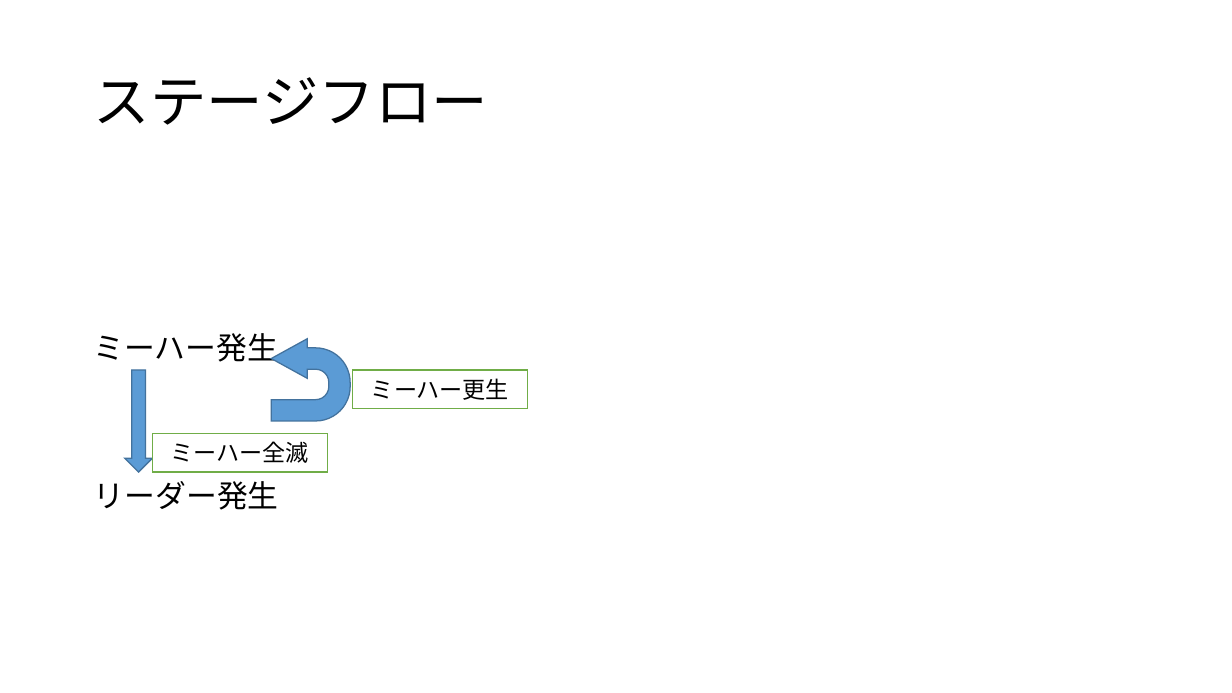
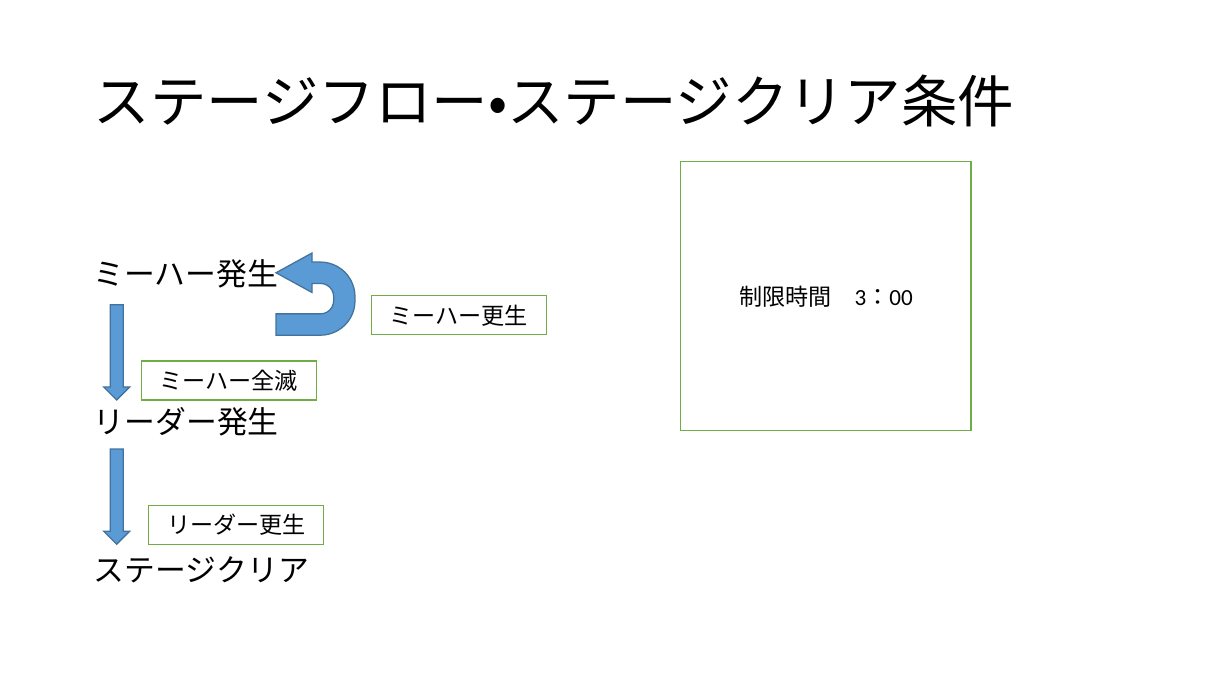
Before and after one commit to yuusei1113k/FatmanHerosTmp, a slide deck: slide 9 of システム詳細.pptx (slide 7 before the commit). Drawn at 1232x693 pixels with LibreOffice and Linux fonts; fonts in the diff are those of the drawing. Boxes give left, top, right and bottom in pixels: in the first picture for what was removed or moved away, otherwise in the second. Text is boxed around its words. In the diff, an @@ line names an element or a change of style, - is before the commit and + after.

Commit message:
システム詳細更新。

```diff
--- a/システム詳細.pptx
+++ b/システム詳細.pptx
@@ title at (x1=94, y1=74, x2=1014, y2=127): text changed @@
-ステージフロー
+ステージフロー・ステージクリア条件
@@ rectangle added at (x1=681, y1=162, x2=971, y2=431), fill #FFFFFF, outline #70AD47 1 pt, 18 pt, text #000000 @@
+制限時間 3：00
@@ uturn arrow moved from (x1=272, y1=338, x2=350, y2=421) to (x1=276, y1=253, x2=355, y2=335) @@
@@ rectangle "ミーハー更生" moved from (x1=352, y1=370, x2=527, y2=409) to (x1=372, y1=296, x2=546, y2=335) @@
@@ down arrow resized from (x1=125, y1=370, x2=152, y2=472) to (x1=104, y1=305, x2=129, y2=400) @@
@@ rectangle "ミーハー全滅" moved from (x1=152, y1=433, x2=327, y2=472) to (x1=141, y1=361, x2=316, y2=400) @@
@@ down arrow added at (x1=104, y1=449, x2=129, y2=544), fill #5B9BD5, outline #43739E 1 pt @@
@@ rectangle added at (x1=149, y1=506, x2=323, y2=544), fill #FFFFFF, outline #70AD47 1 pt, 18 pt, text #000000 @@
+リーダー更生
@@ text at (x1=94, y1=556, x2=309, y2=583): paragraph added @@
+ステージクリア
```
Also in this commit, not shown: 6 other slides changed, 7 slides added.
